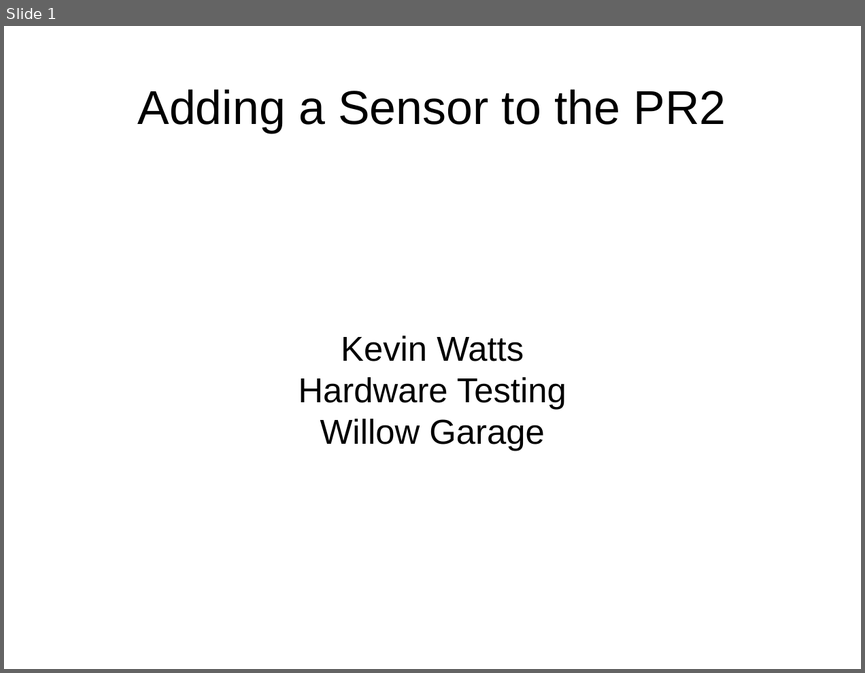
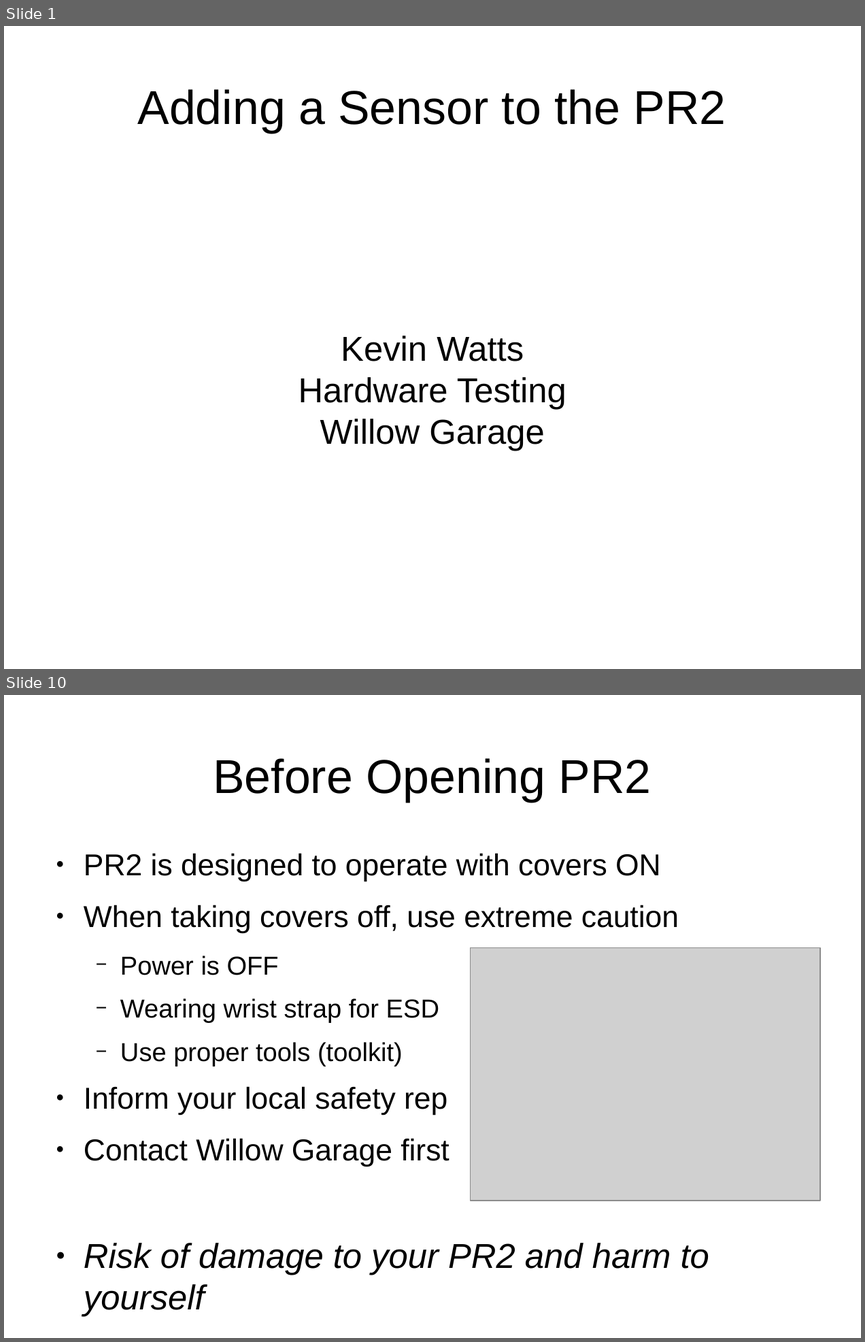
Before and after one commit to PR2/pr2_docs, a slide deck: pr2_training_workshop/modifying_pr2/adding_sensor.odp. Shown one above the other, each under a label of ours: slide 1 before the commit, slides 1 and 10 after it; the slides between them are not shown. The pictures are 865x673 and 865x1342 pixels, drawn with LibreOffice and Linux fonts; fonts in the diff are those of the drawing; grey boxes stand for pictures. Boxes give left, top, right and bottom in pixels: in the first picture for what was removed or moved away, otherwise in the second. Text is boxed around its words. In the diff, an @@ line names an element or a change of style, - is before the commit and + after.

Commit message:
Adding a sensor has links to tutorials, pictures, instructions. #29

```diff
--- a/pr2_training_workshop/modifying_pr2/adding_sensor.odp
+++ b/pr2_training_workshop/modifying_pr2/adding_sensor.odp
@@ slide 10 added at [4, 695, 861, 1338], background #FFFFFF @@
@@ title added at [213, 758, 651, 802], 44 pt, text #000000 @@
+Before Opening PR2
@@ text added at [84, 853, 709, 1275], 28 pt, text #000000 @@
+● PR2 is designed to operate with covers ON
+● When taking covers off, use extreme caution
+  − Power is OFF
+  − Wearing wrist strap for ESD
+  − Use proper tools (toolkit)
+● Inform your local safety rep
+● Contact Willow Garage first
+● Risk of damage to your PR2 and harm to yourself
@@ picture added at [470, 948, 821, 1200] @@
```
Also in this commit, not shown: 7 slides changed, 6 other slides added, 2 slides removed.
